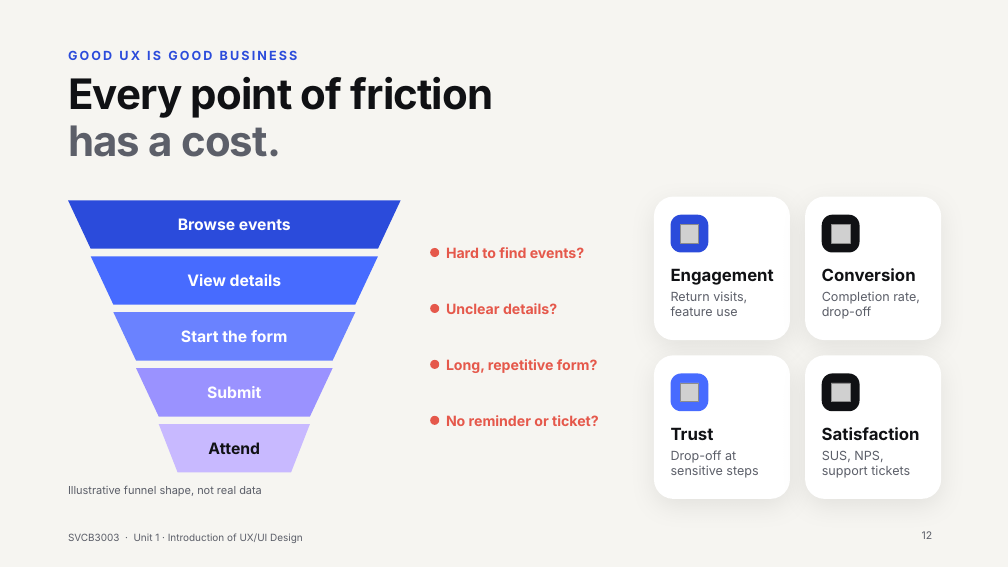
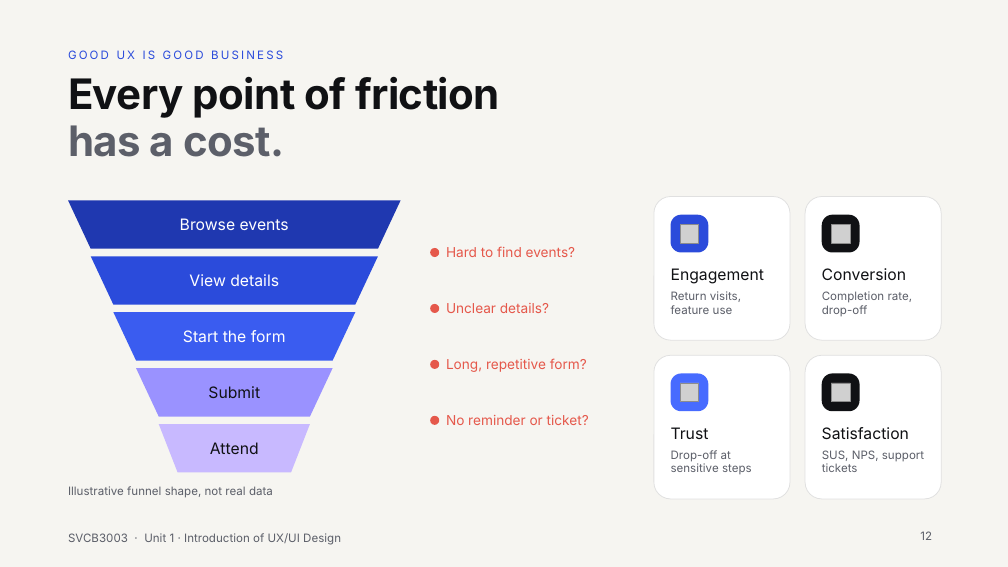
Before and after one commit to Juni233232/Portfolio, a slide deck: slide 12 of ux-ui-presentation/UX-UI-Design-Understanding-the-Experience.pptx. Drawn at 1008x567 pixels with LibreOffice and Linux fonts; fonts in the diff are those of the drawing; grey boxes stand for pictures. Boxes give left, top, right and bottom in pixels: in the first picture for what was removed or moved away, otherwise in the second. Text is boxed around its words. In the diff, an @@ line names an element or a change of style, - is before the commit and + after.

```diff
--- a/ux-ui-presentation/UX-UI-Design-Understanding-the-Experience.pptx
+++ b/ux-ui-presentation/UX-UI-Design-Understanding-the-Experience.pptx
@@ text "GOOD UX IS GOOD BUSINESS" at bbox=[68, 50, 283, 59]: size 12 to 11 pt, bold off @@
@@ title "Every point of friction" at bbox=[68, 76, 500, 157]: letter spacing -0.8 to -0.5 pt @@
@@ freeform shape at bbox=[68, 200, 401, 249]: fill #2B4BDB to #1F38B0 @@
@@ freeform shape at bbox=[91, 256, 378, 305]: fill #476BFF to #2B4BDB @@
@@ freeform shape at bbox=[113, 312, 355, 361]: fill #6A82FF to #3A5CF0 @@
@@ outline none to #E0E0E0 0.75 pt; shadow off; proportions changed in 4 elements at bbox=[654, 197, 790, 340], bbox=[805, 197, 941, 340], bbox=[654, 355, 790, 499], bbox=[805, 355, 941, 499] @@
@@ text "Submit" at bbox=[208, 386, 260, 398]: text colour #FFFFFF to #101114, bold off @@
@@ size 13.5 to 13 pt, bold off in 4 elements at bbox=[446, 246, 576, 257], bbox=[446, 303, 549, 313], bbox=[446, 358, 587, 372], bbox=[446, 415, 589, 425] @@
@@ bold off in 4 elements at bbox=[180, 218, 289, 230], bbox=[189, 274, 279, 286], bbox=[183, 330, 286, 342], bbox=[210, 442, 259, 454] @@
@@ size 16 to 15 pt, bold off in 4 elements at bbox=[671, 268, 764, 284], bbox=[822, 268, 906, 280], bbox=[671, 427, 709, 439], bbox=[822, 427, 909, 440] @@
@@ size 12 to 11 pt in 4 elements at bbox=[671, 291, 741, 314], bbox=[822, 291, 913, 316], bbox=[671, 450, 752, 474], bbox=[822, 450, 924, 472] @@
@@ text "Illustrative funnel shape, not real ..." at bbox=[68, 486, 273, 498]: size 10.5 to 11 pt @@
@@ text "SVCB3003 · Unit 1 · ..." at bbox=[68, 533, 341, 545]: size 9.5 to 11 pt @@
@@ page number at bbox=[920, 531, 932, 540]: size 10 to 11 pt @@
```
Also in this commit, not shown: 49 other slides changed, 19 other files.
